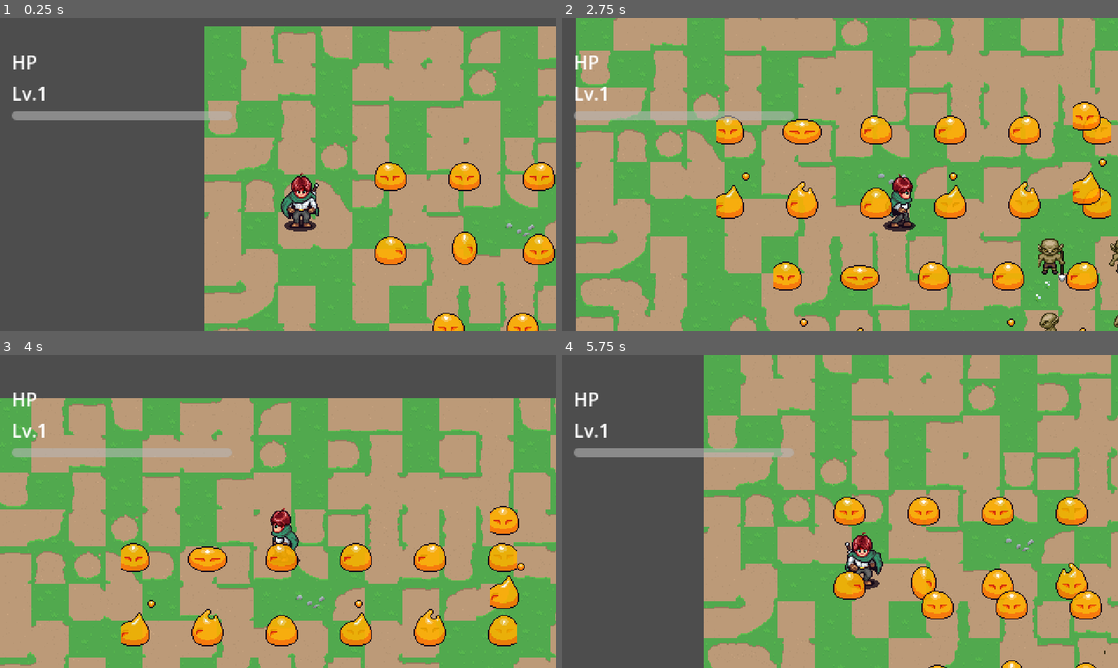
Above: before the commit, frames 1-4 (two rows, left to right).
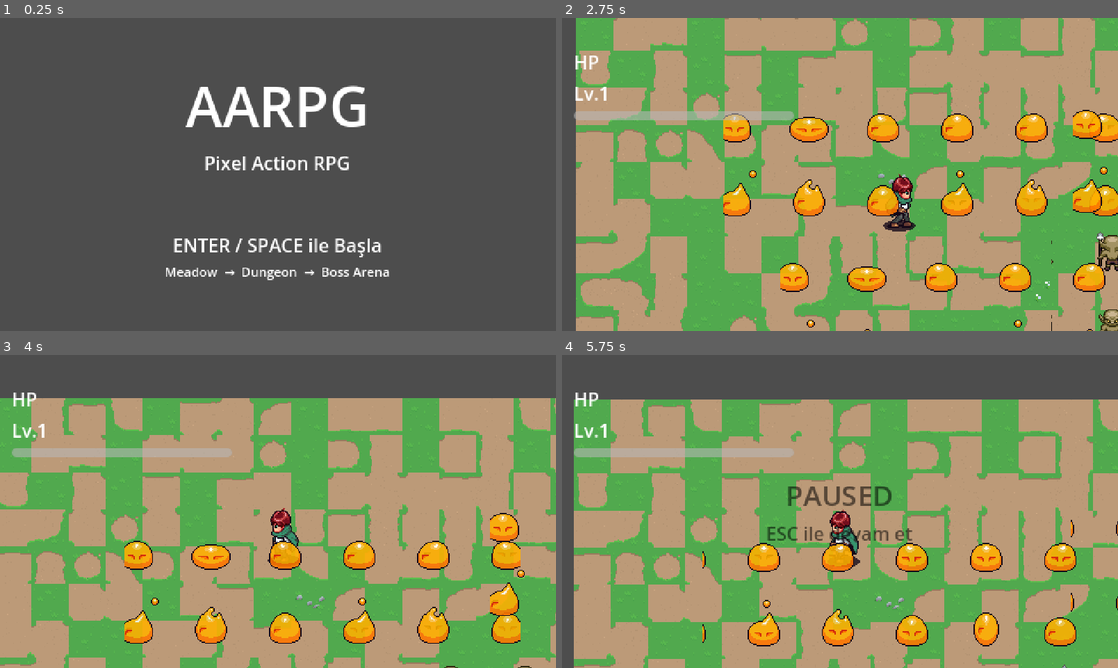
Above: after the commit, the same moments.

Repository: josephfinalform/new-rpg-test-px
Game: Godot game, scene res://aarpg/UI/title_screen.tscn
The game is run twice, just before and just after one commit, with the same random seed, the same clock (stepped at 60 frames per second) and the same inputs. Before the commit the project starts from res://aarpg/Levels/level_1_meadow.tscn. Sound files missing from this copy of the repository are replaced by a short silence.
Inputs:
- Up to frame 1 (0.25 s): no input
- Up to frame 2 (2.75 s): tap Enter (ui_accept) at 0.5, 1.52, 1.55, 1.82, 2.3 s; hold D (right) 0.53-1.28 s; hold Enter (ui_accept) 0.53-1.28 s; hold S (down) 1.28-2.03 s; tap Space (attack) at 1.35 s; hold D (right) from 2.03 s (still down); hold Shift (sprint) from 2.03 s (still down)
- Up to frame 3 (4 s): release D (right) at 2.78 s; release Shift (sprint) at 2.78 s; hold W (up) 2.78-3.53 s; tap Enter (ui_accept) at 2.85, 3.02, 3.32 s; hold A (left) from 3.53 s (still down); hold Enter (ui_accept) from 3.53 s (still down); tap Space (attack) at 3.6 s
- Up to frame 4 (5.75 s): tap Escape (ui_cancel) at 4.15 s; release Enter (ui_accept) at 4.28 s; tap Shift (sprint) at 4.35 s; tap Enter (ui_accept) at 4.52, 4.55, 4.82 s; release A (left) at 5.03 s; hold S (down) from 5.03 s (still down); hold Enter (ui_accept) from 5.03 s (still down)

The runs differ from the first frame. In frame 1, 63% of the frame differs, in the area x 2-100%, y 2-100%; in frame 2, 8.6%; in frame 3, 4.5%; in frame 4, 69%, in the area x 2-100%, y 0-100%.
Error in both runs: Invalid access to property or key 'max_level' on a base object of type 'Nil'. (res://aarpg/Player/Scripts/player.gd:148)

Commit message:
feat: title screen ve ESC pause menü - main scene + autoload güncellemesi

Diff:
--- /dev/null
+++ b/aarpg/UI/pause_menu.gd
@@ -0,0 +1,20 @@
+extends CanvasLayer
+
+@onready var overlay: Control = $Overlay
+
+
+func _ready() -> void:
+	process_mode = Node.PROCESS_MODE_ALWAYS
+	overlay.visible = false
+
+
+func _unhandled_input(event: InputEvent) -> void:
+	if event.is_action_pressed("ui_cancel"):
+		_toggle_pause()
+
+
+func _toggle_pause() -> void:
+	if not get_tree().current_scene is Level:
+		return
+	get_tree().paused = not get_tree().paused
+	overlay.visible = get_tree().paused
--- /dev/null
+++ b/aarpg/UI/pause_menu.tscn
@@ -0,0 +1,37 @@
+[gd_scene load_steps=2 format=3]
+
+[ext_resource type="Script" path="res://aarpg/UI/pause_menu.gd" id="1_pause"]
+
+[node name="PauseMenu" type="CanvasLayer"]
+process_mode = 3
+script = ExtResource("1_pause")
+
+[node name="Overlay" type="Control" parent="."]
+visible = false
+anchors_preset = 15
+anchor_right = 1.0
+anchor_bottom = 1.0
+grow_horizontal = 2
+grow_vertical = 2
+modulate = Color(0, 0, 0, 0.55)
+
+[node name="CenterContainer" type="CenterContainer" parent="Overlay"]
+anchors_preset = 15
+anchor_right = 1.0
+anchor_bottom = 1.0
+grow_horizontal = 2
+grow_vertical = 2
+
+[node name="VBoxContainer" type="VBoxContainer" parent="Overlay/CenterContainer"]
+layout_mode = 2
+
+[node name="PausedLabel" type="Label" parent="Overlay/CenterContainer/VBoxContainer"]
+layout_mode = 2
+text = "PAUSED"
+horizontal_alignment = 1
+theme_override_font_sizes/font_size = 24
+
+[node name="HintLabel" type="Label" parent="Overlay/CenterContainer/VBoxContainer"]
+layout_mode = 2
+text = "ESC ile devam et"
+horizontal_alignment = 1
--- /dev/null
+++ b/aarpg/UI/title_screen.gd
@@ -0,0 +1,6 @@
+extends Node2D
+
+
+func _unhandled_input(event: InputEvent) -> void:
+	if event.is_action_pressed("ui_accept"):
+		GameManager.start_game()
--- /dev/null
+++ b/aarpg/UI/title_screen.tscn
@@ -0,0 +1,46 @@
+[gd_scene load_steps=2 format=3]
+
+[ext_resource type="Script" path="res://aarpg/UI/title_screen.gd" id="1_title"]
+
+[node name="TitleScreen" type="Node2D"]
+script = ExtResource("1_title")
+
+[node name="CanvasLayer" type="CanvasLayer" parent="."]
+
+[node name="CenterContainer" type="CenterContainer" parent="CanvasLayer"]
+anchors_preset = 15
+anchor_right = 1.0
+anchor_bottom = 1.0
+grow_horizontal = 2
+grow_vertical = 2
+
+[node name="VBoxContainer" type="VBoxContainer" parent="CanvasLayer/CenterContainer"]
+layout_mode = 2
+alignment = 1
+
+[node name="TitleLabel" type="Label" parent="CanvasLayer/CenterContainer/VBoxContainer"]
+layout_mode = 2
+text = "AARPG"
+horizontal_alignment = 1
+theme_override_font_sizes/font_size = 48
+
+[node name="SubtitleLabel" type="Label" parent="CanvasLayer/CenterContainer/VBoxContainer"]
+layout_mode = 2
+text = "Pixel Action RPG"
+horizontal_alignment = 1
+theme_override_font_sizes/font_size = 16
+
+[node name="Spacer" type="Control" parent="CanvasLayer/CenterContainer/VBoxContainer"]
+layout_mode = 2
+custom_minimum_size = Vector2(0, 40)
+
+[node name="HintLabel" type="Label" parent="CanvasLayer/CenterContainer/VBoxContainer"]
+layout_mode = 2
+text = "ENTER / SPACE ile Başla"
+horizontal_alignment = 1
+
+[node name="LevelsLabel" type="Label" parent="CanvasLayer/CenterContainer/VBoxContainer"]
+layout_mode = 2
+text = "Meadow  →  Dungeon  →  Boss Arena"
+horizontal_alignment = 1
+theme_override_font_sizes/font_size = 11
--- a/project.godot
+++ b/project.godot
@@ -11,13 +11,14 @@
 [application]
 
 config/name="AARPG"
-run/main_scene="res://aarpg/Levels/level_1_meadow.tscn"
+run/main_scene="res://aarpg/UI/title_screen.tscn"
 config/features=PackedStringArray("4.4", "Forward Plus")
 
 [autoload]
 
 AudioManager="*res://aarpg/autoload/audio_manager.gd"
 GameManager="*res://aarpg/autoload/game_manager.gd"
+PauseMenu="*res://aarpg/UI/pause_menu.tscn"
 
 [display]
 
